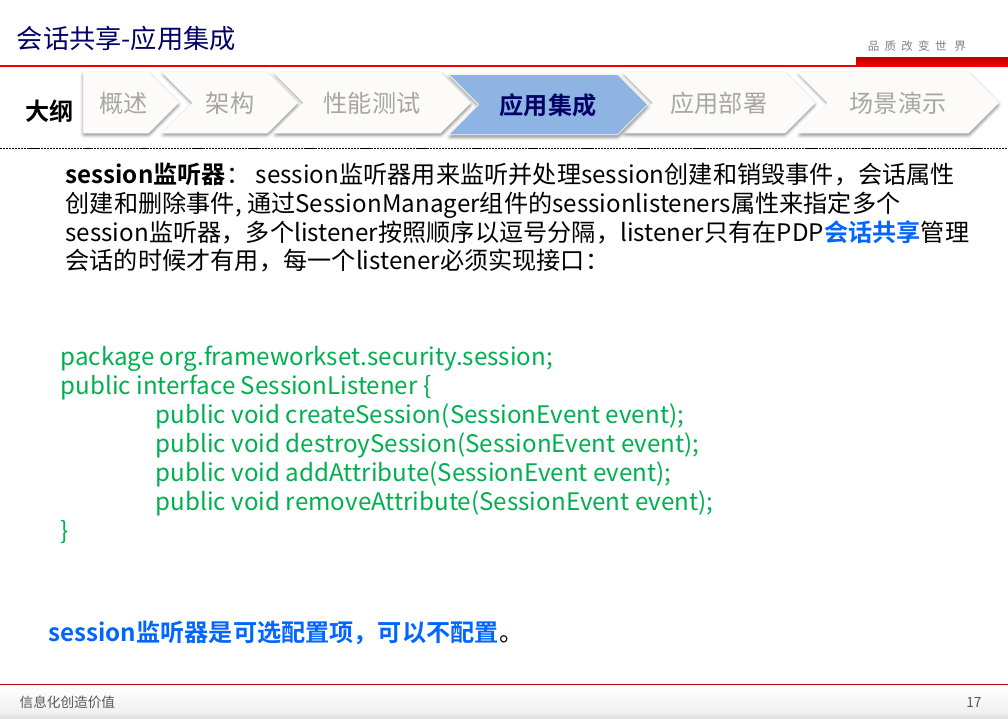
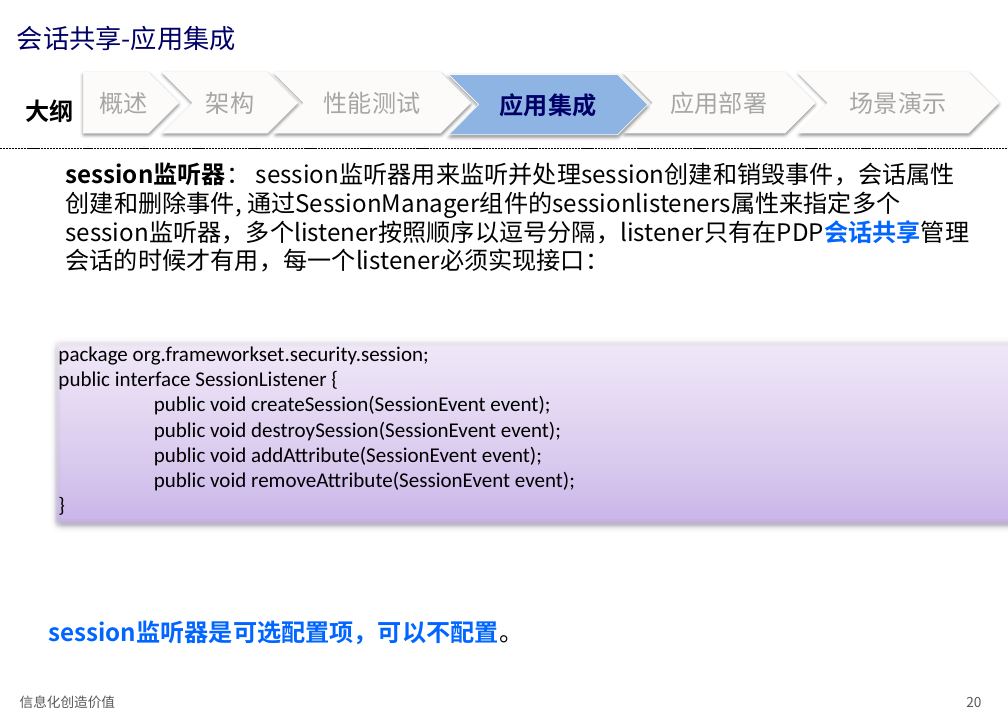
Before and after one commit to zhanght86/bboss-cms, a slide deck: slide 20 of 文档/SanyPDP平台会话共享介绍.pptx (slide 17 before the commit). Drawn at 1008x719 pixels with LibreOffice and Linux fonts; fonts in the diff are those of the drawing; background and template pictures are left out. Boxes give left, top, right and bottom in pixels: in the first picture for what was removed or moved away, otherwise in the second. Text is boxed around its words. In the diff, an @@ line names an element or a change of style, - is before the commit and + after.

Commit message:
完善session共享使用文档

```diff
--- a/文档/SanyPDP平台会话共享介绍.pptx
+++ b/文档/SanyPDP平台会话共享介绍.pptx
@@ rectangle removed at [856, 57, 1008, 66] @@
@@ text removed at [868, 40, 966, 51] @@
-品 质 改 变 世 界
@@ line removed from (0, 66) to (1008, 66) @@
@@ rectangle "package org.frameworkset.security.session;": place and size @@
-rectangle "package org.frameworkset.security.session;" at [61, 345, 713, 516]
+rectangle "package org.frameworkset.security.session;" at [51, 337, 1008, 528]
@@ rectangle "package org.frameworkset.security.session;" at [51, 337, 1008, 528]: size 23 to 20 pt, font Noto Sans CJK SC to Calibri, text colour #00B050 to #000000; fill none to gradient #C9B5E8 to #D8CBEE to #F0EAF9; outline none to #7D60A0 0.75 pt; shadow on @@
@@ rectangle removed at [0, 684, 1008, 719] @@
@@ line removed from (0, 684) to (1008, 684) @@
@@ page number at [966, 697, 981, 707]: text changed @@
-17
+20
```
Also in this commit, not shown: 26 other slides changed, 5 slides added, 1 slide removed.
